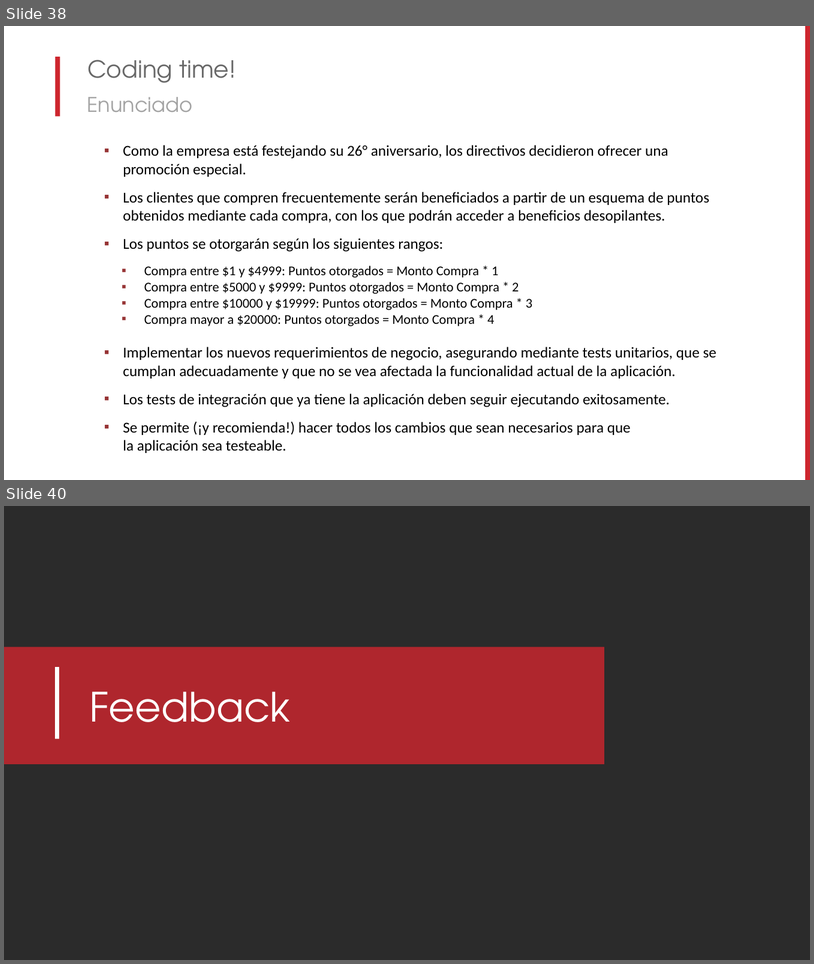
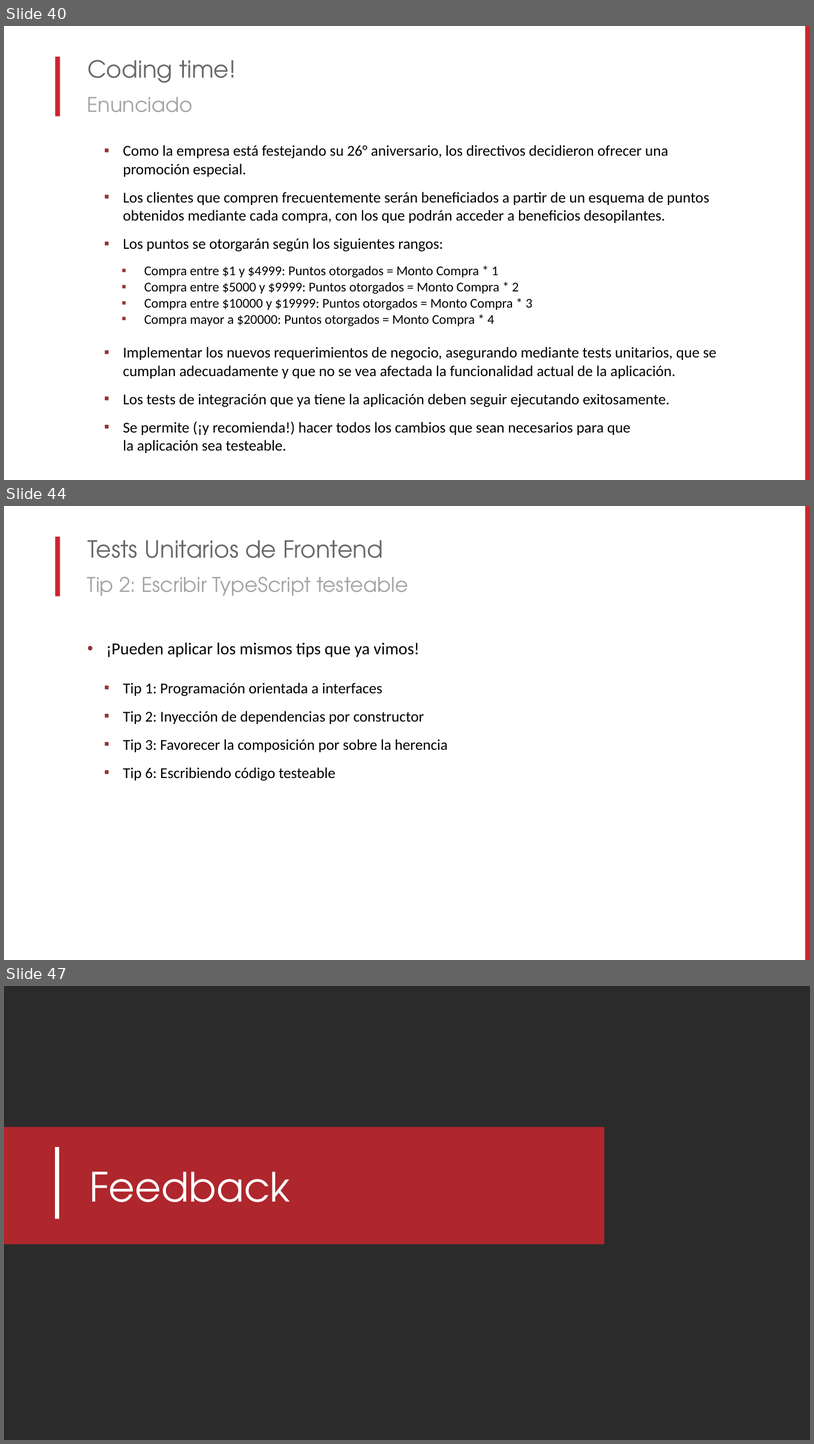
Before and after one commit to lgoldin/DesigningTestableApplications, a slide deck: MUG - Diseñando Aplicaciones Testeables.pptx. Shown one above the other, each under a label of ours: slides 38 and 40 before the commit, slides 40, 44 and 47 after it; the slides between them are not shown. The pictures are 814x964 and 814x1444 pixels, drawn with LibreOffice and Linux fonts; fonts in the diff are those of the drawing; background and template pictures are left out; a plain dark background stands for a picture behind light text. Boxes give left, top, right and bottom in pixels: in the first picture for what was removed or moved away, otherwise in the second. Text is boxed around its words. In the diff, an @@ line names an element or a change of style, - is before the commit and + after.

```diff
--- a/MUG - Diseñando Aplicaciones Testeables.pptx
+++ b/MUG - Diseñando Aplicaciones Testeables.pptx
@@ slide 44 added at <box>4,506,810,960</box>, background #FFFFFF; not listed: 2 template elements that a slide beside it also shows @@
@@ title added at <box>87,540,383,558</box>, 28 pt, text #676767 @@
+Tests Unitarios de Frontend
@@ text added at <box>87,577,408,596</box>, 24 pt, text #A3A3A3 @@
+Tip 2: Escribir TypeScript testeable
@@ text added at <box>106,642,448,781</box>, 18 pt, text #000000 @@
+• ¡Pueden aplicar los mismos tips que ya vimos!
+  ▪ Tip 1: Programación orientada a interfaces
+  ▪ Tip 2: Inyección de dependencias por constructor
+  ▪ Tip 3: Favorecer la composición por sobre la herencia
+  ▪ Tip 6: Escribiendo código testeable
@@ what was slide 38 is now slide 40 @@
@@ what was slide 40 is now slide 47 @@
```
Also in this commit, not shown: 1 slide changed, 6 other slides added.
